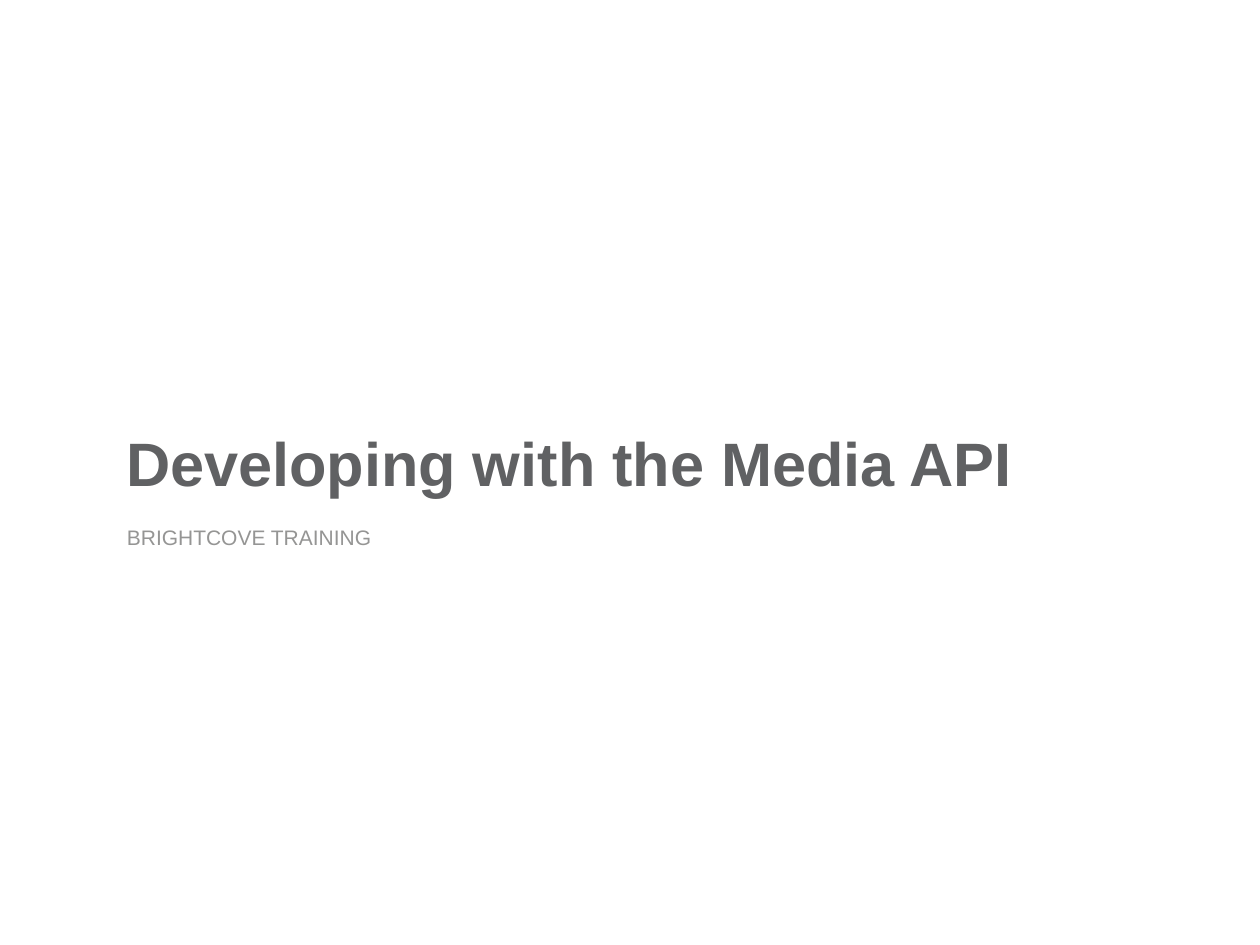
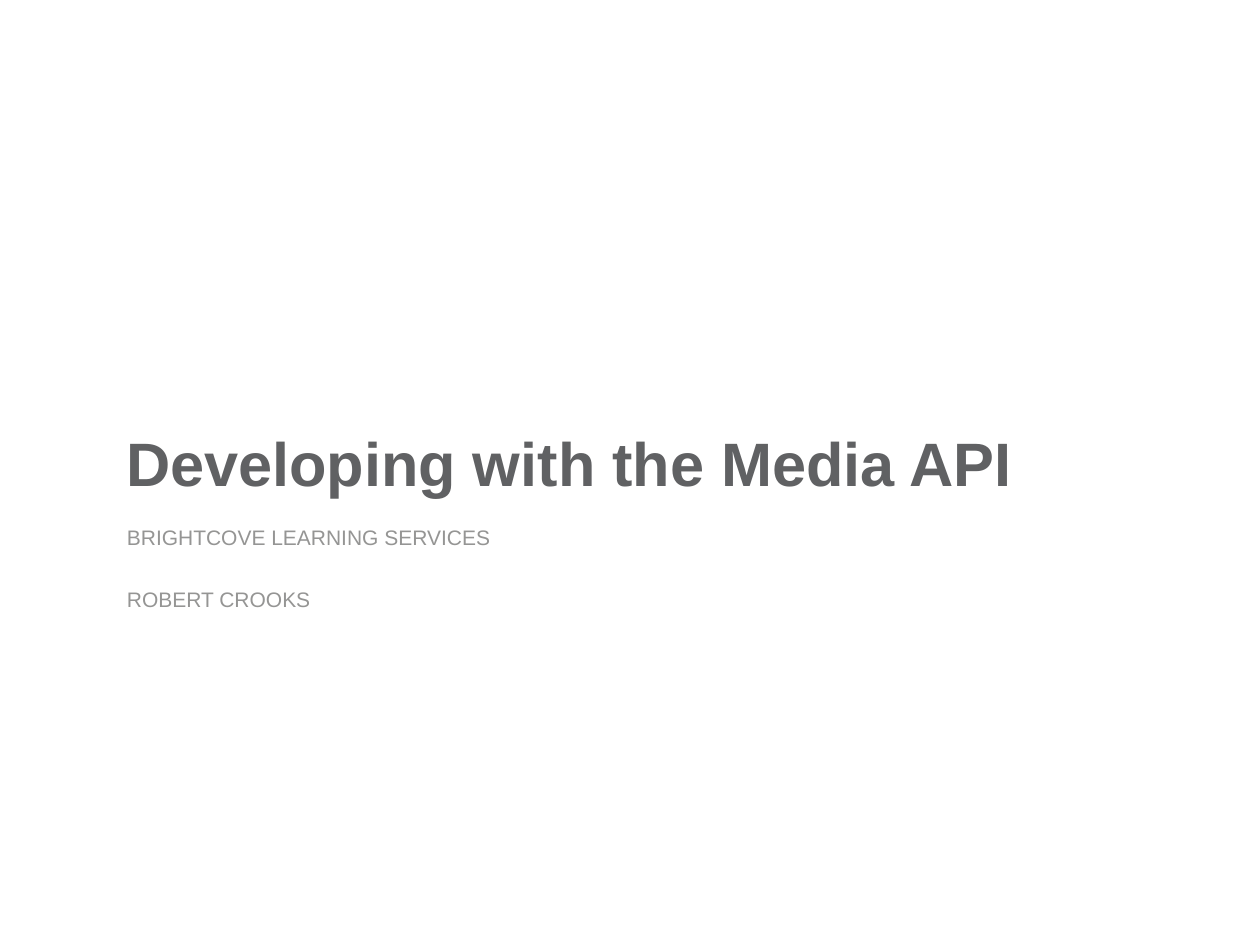
Before and after one commit to BrightcoveLearning/VideoCloudMediaAPI, a slide deck: slide 1 of Slides/Developing with the Media API May 2012.pptx. Drawn at 1260x945 pixels with LibreOffice and Linux fonts; fonts in the diff are those of the drawing; background and template pictures are left out. Boxes give left, top, right and bottom in pixels: in the first picture for what was removed or moved away, otherwise in the second. Text is boxed around its words. In the diff, an @@ line names an element or a change of style, - is before the commit and + after.

```diff
--- a/Slides/Developing with the Media API May 2012.pptx
+++ b/Slides/Developing with the Media API May 2012.pptx
@@ subtitle at (127, 530, 490, 607): text changed @@
-BRIGHTCOVE TRAINING
+BRIGHTCOVE LEARNING SERVICES
+ROBERT CROOKS
```
Also in this commit, not shown: 2 other files.
